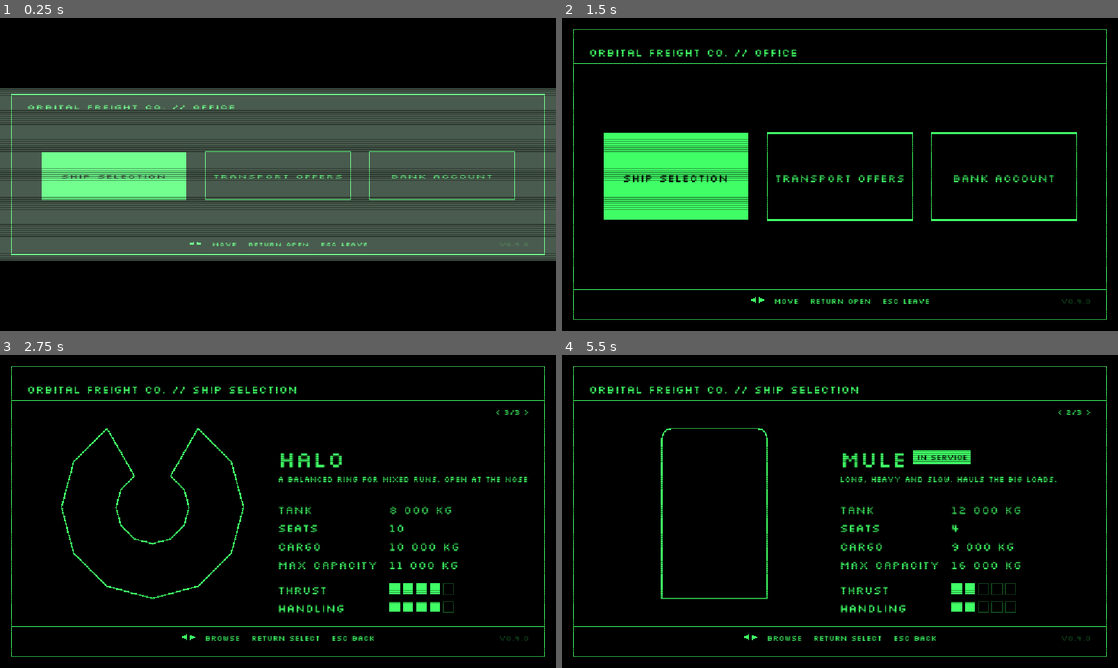
Above: before the commit, frames 1-4 (two rows, left to right).
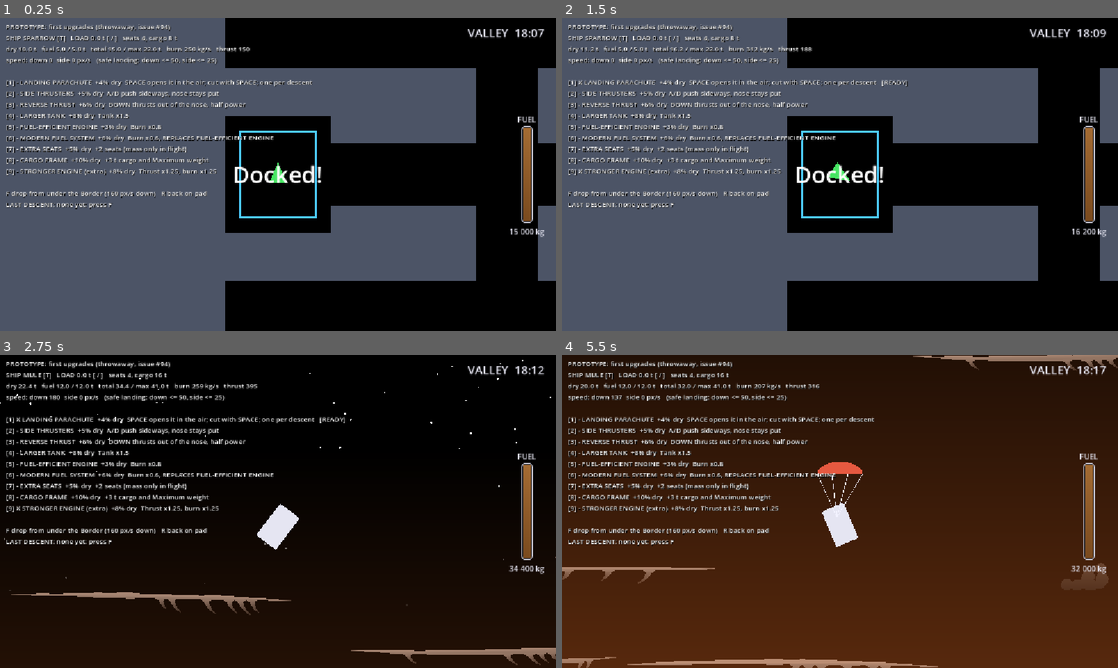
Above: after the commit, the same moments.

Repository: pkopczynski/lunar-lander
Game: Godot game, scene res://main.tscn
The game is run twice, just before and just after one commit, with the same random seed, the same clock (stepped at 60 frames per second) and the same inputs.
Inputs (mouse positions are in pixels of both pictures, inside the frame that each line leads up to):
- Up to frame 1 (0.25 s): no input
- Up to frame 2 (1.5 s): tap Enter (ui_accept) at 0.5, 0.77, 1.07 s; move the mouse to (962, 158) at 0.52 s; hold Right (ui_right) 0.53-1.25 s; tap 1 at 0.6 s; click (962, 158) at 0.67 s; tap 9 at 0.8 s; drag from (728, 190) to (812, 237) at 1.27 s
- Up to frame 3 (2.75 s): tap Enter (ui_accept) at 2 s; move the mouse to (333, 442) at 2.02 s; hold Right (ui_right) from 2.03 s (still down); tap T at 2.1 s; tap F at 2.3 s
- Up to frame 4 (5.5 s): release Right (ui_right) at 2.75 s; drag from (812, 574) to (673, 464) at 2.77 s; move the mouse to (1006, 558) at 3.52 s; hold Left (ui_left) 3.53-4.25 s; hold Enter (ui_accept) 3.53-4.25 s; tap Space at 3.6 s; drag from (673, 464) to (756, 433) at 4.27 s; move the mouse to (867, 511) at 5.02 s; hold Down (ui_down) from 5.03 s (still down); tap 1 at 5.1 s; click (867, 511) at 5.17 s; tap 9 at 5.3 s

The runs differ from the first frame. In frame 1, 58% of the frame differs, in the area x 0-100%, y 0-100%; in frame 2, 64%; in frame 3, 33%; in frame 4, 99%.

Commit message:
chore(prototype): playable stub of the first candidate upgrades (#94)
Throwaway, never merged. Toggle candidate upgrades in flight and feel them.

Co-Authored-By: Claude Opus 5.5 <noreply@anthropic.com>

Diff:
--- a/lander.gd
+++ b/lander.gd
@@ -101,6 +101,7 @@
 # A line the resting message adds under Docked!/Landed!, such as the loading countdown.
 # Set it through show_status(): the message is rewritten every frame while resting.
 var status := ""
+var proto: PrototypeUpgrades
 # Whether the last rest refuelled, so a new status keeps the Refueling… line.
 var refueling := false
 
@@ -117,6 +118,9 @@
 func _ready() -> void:
 	rng.randomize()
 	start_docked(ShipType.SPARROW)
+	# PROTOTYPE (issue #94): candidate upgrades, toggled in flight.
+	proto = PrototypeUpgrades.new()
+	add_child(proto)
 
 
 func _unhandled_input(event: InputEvent) -> void:
@@ -235,6 +239,8 @@
 		var burn_factor := (dry_mass + fuel + LOAD_BURN_SHARE * load_mass) / REFERENCE_MASS
 		fuel = maxf(fuel - ship_type.burn_rate * burn_factor * burn_multiplier(thrust_dir) * delta, 0.0)
 		velocity += thrust_dir * ship_type.thrust / mass_factor * delta
+	if proto:
+		proto.fly(delta)
 	since_liftoff += delta
 
 	if bouncing:
--- /dev/null
+++ b/prototype_upgrades.gd
@@ -0,0 +1,269 @@
+class_name PrototypeUpgrades
+extends Node2D
+# PROTOTYPE, throwaway: lives only on the prototype/first-upgrades branch, never merged.
+# Answers "The first set of upgrades and how each changes flight" (issue #94): toggles candidate
+# upgrades on the ship so they can be felt in flight. All numbers are rough first guesses.
+#
+# Keys (flight view): 1-9 toggle upgrades, T cycles ship type, [ / ] change the Load by 1 t,
+# F drops the ship just under the Border above the pad (as after a crossing), R puts it on the pad.
+# Abilities: SPACE opens/cuts the parachute, A/D side thrusters, DOWN reverse thrust.
+
+# id: [name, dry-mass change as a share of the type's dry mass, effect text]
+const UPGRADES := {
+	"chute": ["LANDING PARACHUTE", 0.04, "SPACE opens it in the air; cut with SPACE; one per descent"],
+	"side": ["SIDE THRUSTERS", 0.05, "A/D push sideways, nose stays put"],
+	"reverse": ["REVERSE THRUST", 0.06, "DOWN thrusts out of the nose, half power"],
+	"tank": ["LARGER TANK", 0.08, "Tank x1.5"],
+	"efficient": ["FUEL-EFFICIENT ENGINE", 0.03, "Burn x0.8"],
+	"modern": ["MODERN FUEL SYSTEM", 0.06, "Burn x0.6, REPLACES FUEL-EFFICIENT ENGINE"],
+	"seats": ["EXTRA SEATS", 0.05, "+2 seats (mass only in flight)"],
+	"cargo": ["CARGO FRAME", 0.10, "+3 t cargo and Maximum weight"],
+	"engine": ["STRONGER ENGINE (extra)", 0.08, "Thrust x1.25, burn x1.25"],
+}
+const ORDER := ["chute", "side", "reverse", "tank", "efficient", "modern", "seats", "cargo", "engine"]
+const REPLACES := {"modern": "efficient", "efficient": "modern"}
+
+# The open parachute's terminal speed for a ship at the reference mass, in full gravity.
+const CHUTE_TERMINAL_SPEED := 70.0
+const CHUTE_DRAG := Lander.GRAVITY / (CHUTE_TERMINAL_SPEED * CHUTE_TERMINAL_SPEED)
+# Opening faster than this tears it: useless for the rest of the descent.
+const CHUTE_MAX_OPEN_SPEED := 300.0
+# Below this share of gravity there's too little air to open or hold it.
+const CHUTE_MIN_AIR := 0.5
+const SIDE_THRUST_SHARE := 0.3
+const REVERSE_THRUST_SHARE := 0.5
+
+const LOAD_STEP := 1000.0
+const DROP_HEIGHT_BELOW_BORDER := 60.0
+const DROP_SPEED := 160.0
+
+enum Chute { READY, OPEN, USED, TORN }
+
+var fitted := {}
+var base_type: ShipType
+var chute := Chute.READY
+var side_firing := 0.0
+var reverse_firing := false
+# The descent under way since the last F, and the last one's result.
+var tracking := false
+var track_fuel := 0.0
+var track_time := 0.0
+var last_result := "none yet: press F"
+
+var lander: Lander
+var panel := Label.new()
+
+
+func _ready() -> void:
+	lander = get_parent()
+	base_type = lander.ship_type
+	var layer := CanvasLayer.new()
+	add_child(layer)
+	panel.position = Vector2(12, 8)
+	panel.add_theme_font_size_override("font_size", 14)
+	panel.add_theme_color_override("font_shadow_color", Color.BLACK)
+	layer.add_child(panel)
+	lander.landed_on_pad.connect(on_landed)
+	lander.docked_at_station.connect(func() -> void: chute = Chute.READY)
+	var office: Office = lander.get_node("../Office")
+	office.close.call_deferred()
+	lander.release.call_deferred()
+
+
+func _unhandled_input(event: InputEvent) -> void:
+	if get_tree().paused or not event is InputEventKey or not event.pressed or event.echo:
+		return
+	var key: Key = event.physical_keycode
+	if key >= KEY_1 and key <= KEY_9:
+		toggle(ORDER[key - KEY_1])
+	elif key == KEY_T:
+		base_type = ShipType.ALL[(ShipType.ALL.find(base_type) + 1) % ShipType.ALL.size()]
+		lander.become(base_type)
+		apply()
+		lander.fuel = lander.fuel_cap()
+	elif key == KEY_BRACKETRIGHT or key == KEY_BRACKETLEFT:
+		var step := LOAD_STEP if key == KEY_BRACKETRIGHT else -LOAD_STEP
+		lander.load_mass = clampf(lander.load_mass + step, 0.0, lander.ship_type.cargo_capacity)
+		lander.fuel = minf(lander.fuel, lander.fuel_cap())
+	elif key == KEY_F:
+		drop()
+	elif key == KEY_SPACE and fitted.get("chute", false):
+		use_chute()
+	else:
+		return
+	get_viewport().set_input_as_handled()
+
+
+func toggle(id: String) -> void:
+	fitted[id] = not fitted.get(id, false)
+	if fitted[id] and REPLACES.has(id):
+		fitted[REPLACES[id]] = false
+	var full := lander.fuel >= lander.ship_type.tank - 1.0
+	apply()
+	lander.fuel = lander.fuel_cap() if full else minf(lander.fuel, lander.fuel_cap())
+
+
+# The ship flies with its type's numbers plus all its fitted upgrades.
+func apply() -> void:
+	var type := ShipType.new()
+	for property in ["name", "flavour", "hull", "flame", "default_dry_mass", "maximum_weight", "tank",
+			"passenger_seats", "cargo_capacity", "thrust", "burn_rate", "turn_rate"]:
+		type.set(property, base_type.get(property))
+	var mass_share := 0.0
+	for id in ORDER:
+		if fitted.get(id, false):
+			mass_share += UPGRADES[id][1]
+	if fitted.get("tank", false):
+		type.tank *= 1.5
+	if fitted.get("efficient", false):
+		type.burn_rate *= 0.8
+	if fitted.get("modern", false):
+		type.burn_rate *= 0.6
+	if fitted.get("seats", false):
+		type.passenger_seats += 2
+	if fitted.get("cargo", false):
+		type.cargo_capacity += 3000.0
+		type.maximum_weight += 3000.0
+	if fitted.get("engine", false):
+		type.thrust *= 1.25
+		type.burn_rate *= 1.25
+	type.default_dry_mass = base_type.default_dry_mass * (1.0 + mass_share)
+	lander.ship_type = type
+	lander.dry_mass = type.default_dry_mass
+
+
+func drop() -> void:
+	lander.load_mass = minf(lander.load_mass, lander.ship_type.cargo_capacity)
+	lander.fuel = lander.fuel_cap()
+	lander.fly_from(Vector2(lander.pad_center_x(), World.BORDER_Y + DROP_HEIGHT_BELOW_BORDER),
+		Vector2(0.0, DROP_SPEED))
+	chute = Chute.READY
+	tracking = true
+	track_fuel = lander.fuel
+	track_time = 0.0
+
+
+func use_chute() -> void:
+	if lander.state != Lander.State.FLYING:
+		return
+	match chute:
+		Chute.OPEN:
+			chute = Chute.USED
+		Chute.READY:
+			if lander.gravity_share() < CHUTE_MIN_AIR:
+				return
+			chute = Chute.TORN if lander.velocity.length() > CHUTE_MAX_OPEN_SPEED else Chute.OPEN
+
+
+func on_landed() -> void:
+	chute = Chute.READY
+	finish_tracking("LANDED")
+
+
+func finish_tracking(how: String) -> void:
+	if not tracking:
+		return
+	tracking = false
+	last_result = "%s, %.0f kg fuel, %.1f s, %.1f t Load" % [how, track_fuel - lander.fuel, track_time,
+		lander.load_mass / 1000.0]
+
+
+# Called by the lander every flying physics frame, after the main engine.
+func fly(delta: float) -> void:
+	var mass_factor := lander.total_mass() / Lander.REFERENCE_MASS
+	var burn_factor := (lander.dry_mass + lander.fuel + Lander.LOAD_BURN_SHARE * lander.load_mass) \
+		/ Lander.REFERENCE_MASS
+	var free := lander.disturb_left <= 0.0 and lander.fuel > 0.0
+	var type := lander.ship_type
+
+	side_firing = 0.0
+	if fitted.get("side", false) and free:
+		side_firing = float(Input.is_physical_key_pressed(KEY_D)) - float(Input.is_physical_key_pressed(KEY_A))
+	if side_firing != 0.0:
+		lander.velocity += Vector2.RIGHT.rotated(lander.rotation) * side_firing \
+			* SIDE_THRUST_SHARE * type.thrust / mass_factor * delta
+		burn(SIDE_THRUST_SHARE * type.burn_rate * burn_factor * delta)
+
+	reverse_firing = fitted.get("reverse", false) and free and Input.is_action_pressed("ui_down")
+	if reverse_firing:
+		lander.velocity += Vector2.DOWN.rotated(lander.rotation) \
+			* REVERSE_THRUST_SHARE * type.thrust / mass_factor * delta
+		burn(REVERSE_THRUST_SHARE * type.burn_rate * burn_factor * delta)
+
+	if chute == Chute.OPEN:
+		var air := lander.gravity_share()
+		if air < CHUTE_MIN_AIR:
+			chute = Chute.USED
+		else:
+			var speed := lander.velocity.length()
+			var slowing := minf(CHUTE_DRAG * speed * speed * air / mass_factor * delta, speed)
+			lander.velocity -= lander.velocity.normalized() * slowing
+
+
+func burn(kg: float) -> void:
+	lander.fuel = maxf(lander.fuel - kg, 0.0)
+
+
+func _process(delta: float) -> void:
+	if tracking:
+		if lander.state == Lander.State.CRASHED:
+			finish_tracking("CRASHED")
+		elif lander.state == Lander.State.FLYING:
+			track_time += delta
+	if lander.state != Lander.State.FLYING:
+		side_firing = 0.0
+		reverse_firing = false
+	queue_redraw()
+	panel.text = panel_text()
+
+
+func panel_text() -> String:
+	var type := lander.ship_type
+	var lines := PackedStringArray([
+		"PROTOTYPE: first upgrades (throwaway, issue #94)",
+		"SHIP %s [T]   LOAD %.1f t [ / ]   seats %d, cargo %.0f t" % [base_type.name.to_upper(),
+			lander.load_mass / 1000.0, type.passenger_seats, type.cargo_capacity / 1000.0],
+		"dry %.1f t   fuel %.1f / %.1f t   total %.1f / max %.1f t   burn %.0f kg/s   thrust %.0f" % [
+			lander.dry_mass / 1000.0, lander.fuel / 1000.0, type.tank / 1000.0, lander.total_mass() / 1000.0,
+			type.maximum_weight / 1000.0, type.burn_rate, type.thrust],
+		"speed: down %.0f  side %.0f px/s   (safe landing: down <= 50, side <= 25)" % [
+			lander.velocity.y, absf(lander.velocity.x)],
+		"",
+	])
+	for i in ORDER.size():
+		var id: String = ORDER[i]
+		var info: Array = UPGRADES[id]
+		var extra := ""
+		if id == "chute" and fitted.get(id, false):
+			extra = "   [%s]" % Chute.keys()[chute]
+		lines.append("[%d] %s %s  +%d%% dry  %s%s" % [i + 1, "X" if fitted.get(id, false) else "-",
+			info[0], roundi(info[1] * 100.0), info[2], extra])
+	lines.append("")
+	lines.append("F drop from under the Border (160 px/s down)   R back on pad")
+	lines.append("LAST DESCENT: " + last_result)
+	return "\n".join(lines)
+
+
+func _draw() -> void:
+	var ink := Color(0.95, 0.95, 1.0)
+	var jet := Color(1.0, 0.7, 0.3)
+	if chute == Chute.OPEN:
+		# The canopy stays upright whatever the ship's turn.
+		draw_set_transform(Vector2.ZERO, -lander.rotation)
+		var top := -90.0
+		var canopy := PackedVector2Array()
+		for i in 13:
+			var angle := PI + PI * i / 12.0
+			canopy.append(Vector2(cos(angle) * 40.0, top + sin(angle) * 22.0))
+		canopy.append(Vector2(40.0, top))
+		draw_colored_polygon(canopy, Color(0.9, 0.35, 0.25))
+		var anchor := Vector2.UP.rotated(lander.rotation) * 14.0
+		for x in [-40.0, -14.0, 14.0, 40.0]:
+			draw_line(anchor, Vector2(x, top), ink, 1.0)
+		draw_set_transform(Vector2.ZERO, 0.0)
+	if side_firing != 0.0:
+		var side := -side_firing * 16.0
+		draw_colored_polygon(PackedVector2Array([Vector2(side, -4), Vector2(side, 4),
+			Vector2(side * 1.8, 0)]), jet)
+	if reverse_firing:
+		draw_colored_polygon(PackedVector2Array([Vector2(-6, -18), Vector2(6, -18), Vector2(0, -34)]), jet)
Not shown, added: prototype_upgrades.gd.uid
